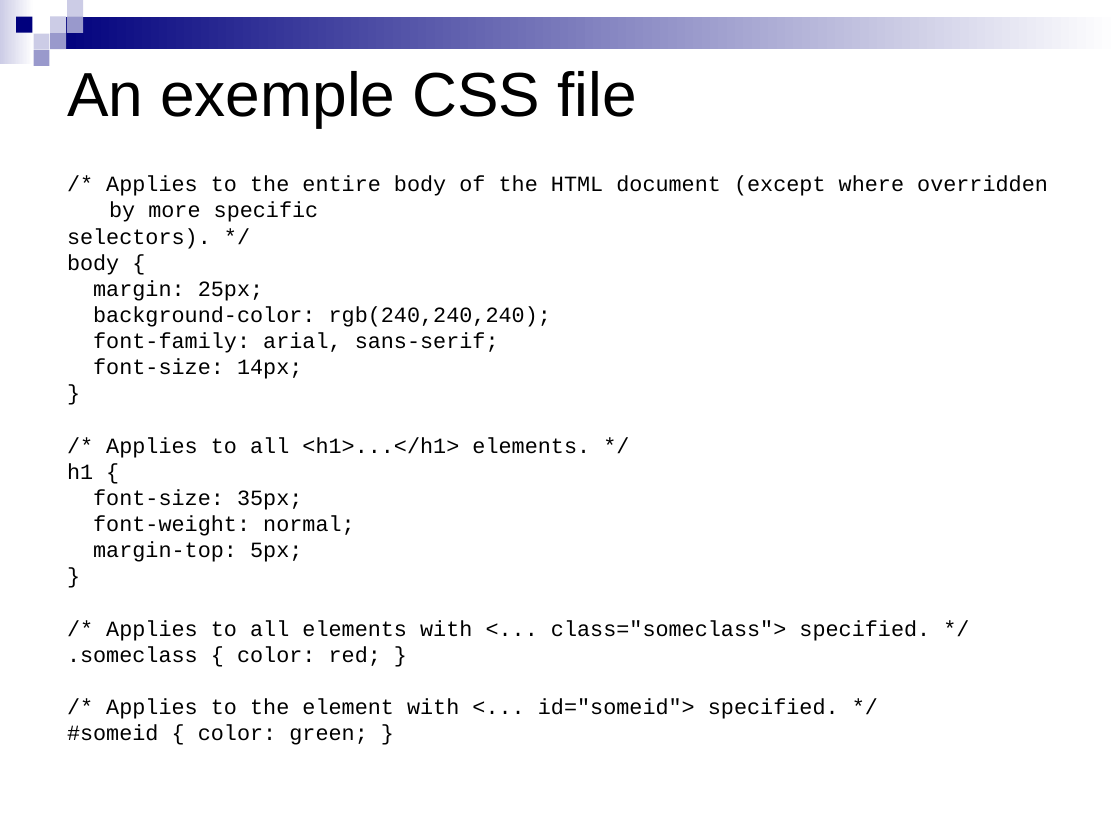
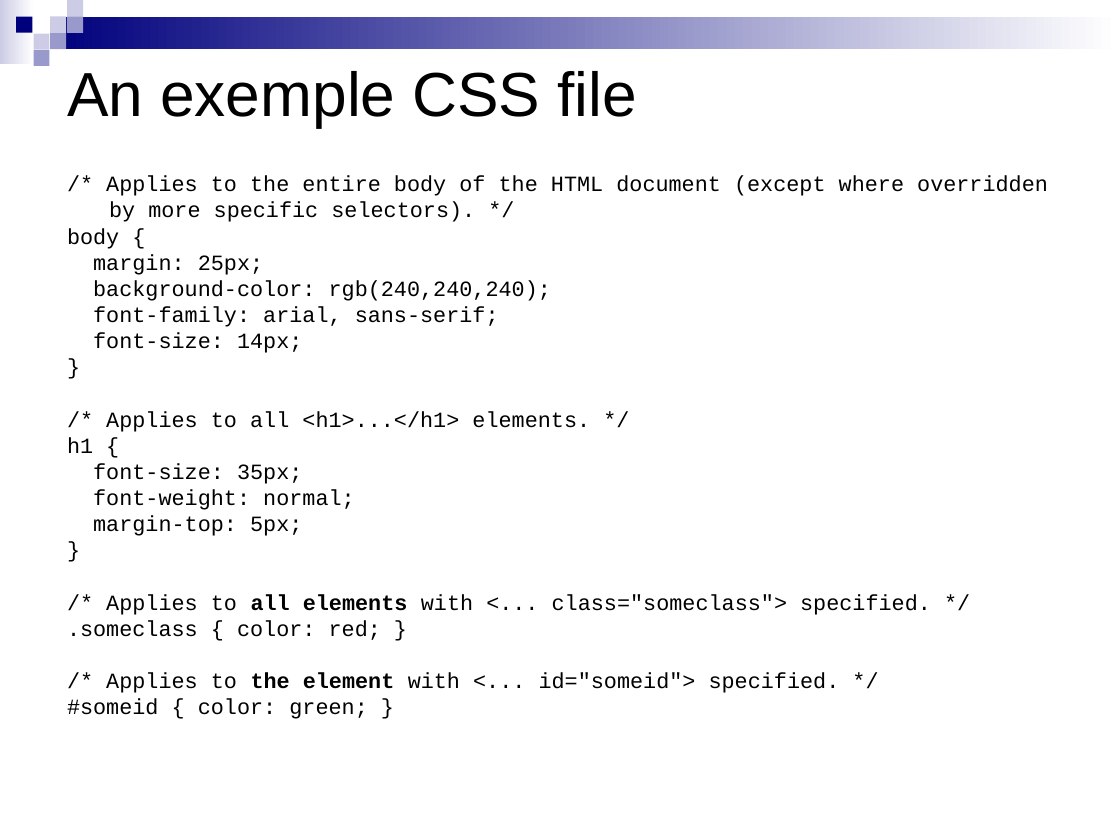
Before and after one commit to ASPteaching/WebScraping_with_R, a slide deck: slide 41 of WebScraping_course/WebScrapping-1a-HTML & CSS.pptx (slide 40 before the commit). Drawn at 1120x840 pixels with LibreOffice and Linux fonts; fonts in the diff are those of the drawing. Boxes give left, top, right and bottom in pixels: in the first picture for what was removed or moved away, otherwise in the second. Text is boxed around its words. In the diff, an @@ line names an element or a change of style, - is before the commit and + after.

```diff
--- a/WebScraping_course/WebScrapping-1a-HTML & CSS.pptx
+++ b/WebScraping_course/WebScrapping-1a-HTML & CSS.pptx
@@ text at (x1=106, y1=176, x2=1048, y2=222): text changed @@
-/* Applies to the entire body of the HTML document (except where overridden by more specific
-selectors). */
+/* Applies to the entire body of the HTML document (except where overridden by more specific selectors). */
@@ text at (x1=106, y1=594, x2=931, y2=693): bold on in "all elements", "the element" @@
```
Also in this commit, not shown: 10 other slides changed, 1 slide added, 8 other files.
